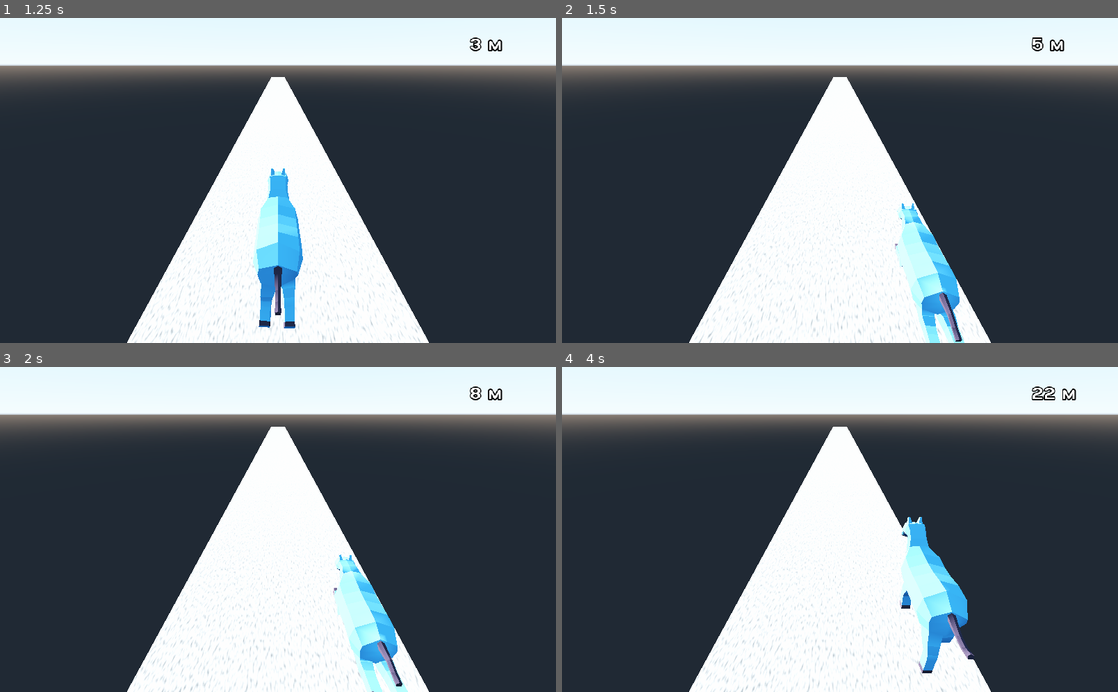
Above: before the commit, frames 1-4 (two rows, left to right).
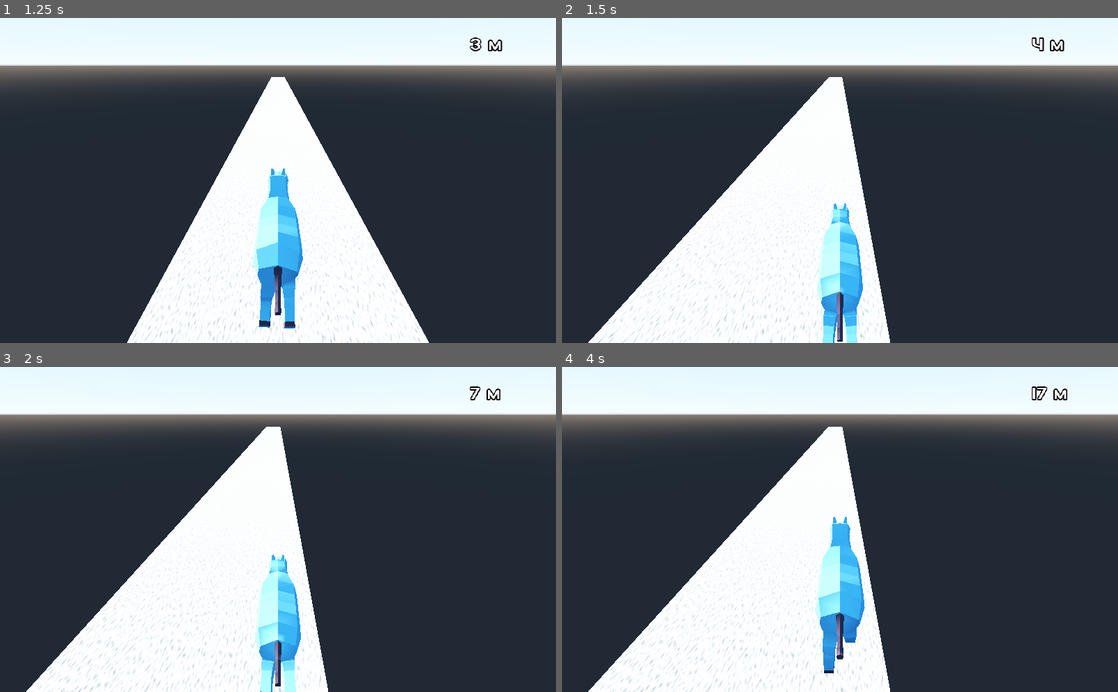
Above: after the commit, the same moments.

Repository: sparkoo/Kvalfors
Game: Godot game, scene res://Gui/MainMenu.tscn
The game is run twice, just before and just after one commit, with the same random seed, the same clock (stepped at 60 frames per second) and the same inputs.
Inputs:
- Up to frame 1 (1.25 s): click "GO !" at 0.5 s
- Up to frame 2 (1.5 s): hold Right (right) from 1.28 s (still down); tap Down (slide) at 1.35 s
- Up to frame 3 (2 s): keep holding Right (right); tap Up (jump) at 1.52 s
- Up to frame 4 (4 s): release Right (right) at 2.03 s; hold Left (left) 2.03-2.78 s; tap Down (slide) at 2.1, 2.85, 3.6 s; tap Up (jump) at 2.27, 3.77 s; hold Right (right) from 2.78 s (still down)

Frame 1 is identical in both runs. In frame 2, 19% of the frame differs, in the area x 4-87%, y 5-100%; in frame 3, 19%; in frame 4, 20%, in the area x 4-93%, y 5-100%.

Commit message:
turn transition

Diff:
--- a/Player/Player.gd
+++ b/Player/Player.gd
@@ -4,7 +4,7 @@
 enum PlayerState{RUNNING, DEAD, IDLE}
 
 export var SPEED = 5
-export var SIDE_SPEED = 10
+export var SIDE_SPEED = 20
 export var JUMP_SPEED = 10
 export var NORMAL_HEIGHT = .7
 var SLIDE_HEIGHT = -0.35
@@ -32,8 +32,20 @@
 func move():
 	if playerState == PlayerState.RUNNING:
 		var camera_transform = $Camera.global_transform
-		var direction = Input.get_action_strength("left") - Input.get_action_strength("right")
-		translation.x = LINE_WIDTH * direction
+#		var direction = Input.get_action_strength("left") - Input.get_action_strength("right")
+#		translation.x = LINE_WIDTH * direction
+		if Input.is_action_pressed("left"):
+			motion.x = moveToMotion(translation.x, LINE_WIDTH, SIDE_SPEED)
+		elif Input.is_action_pressed("right"):
+			motion.x = moveToMotion(translation.x, -LINE_WIDTH, -SIDE_SPEED)
+		else:
+			if not Utils.compare_floats(translation.x, 0, 0.01):
+				if translation.x < 0:
+					motion.x = SIDE_SPEED
+				else:
+					motion.x = -SIDE_SPEED
+			else:
+				motion.x = 0
 		if Input.is_action_just_pressed("jump") and Utils.compare_floats(translation.y, NORMAL_HEIGHT):
 			jump()
 		elif Input.is_action_just_pressed("slide") and Utils.compare_floats(translation.y, NORMAL_HEIGHT):
@@ -44,9 +56,14 @@
 		move_and_slide(motion)
 		updateDistance()
 
+func moveToMotion(from, to, speed, tolerance = 0.01):
+	if not Utils.compare_floats(from, to, 0.01):
+		return speed
+	else:
+		return 0
 
 func updateDistance():
-	distance += lastKnownPosition.distance_to(translation)
+	distance += translation.z - lastKnownPosition.z
 	lastKnownPosition = translation
 	get_tree().call_group("player", "playerDistanceUpdate", distance)
 
--- a/Player/Player.tscn
+++ b/Player/Player.tscn
@@ -37,5 +37,7 @@
 [node name="AudioStreamPlayer" type="AudioStreamPlayer" parent="Sfx"]
 stream = ExtResource( 4 )
 volume_db = -30.0
+
+[node name="Tween" type="Tween" parent="."]
 [connection signal="timeout" from="Timers/SlideTimer" to="." method="_on_SlideTimer_timeout"]
 [connection signal="timeout" from="Timers/JumpTimer" to="." method="_on_JumpTimer_timeout"]
